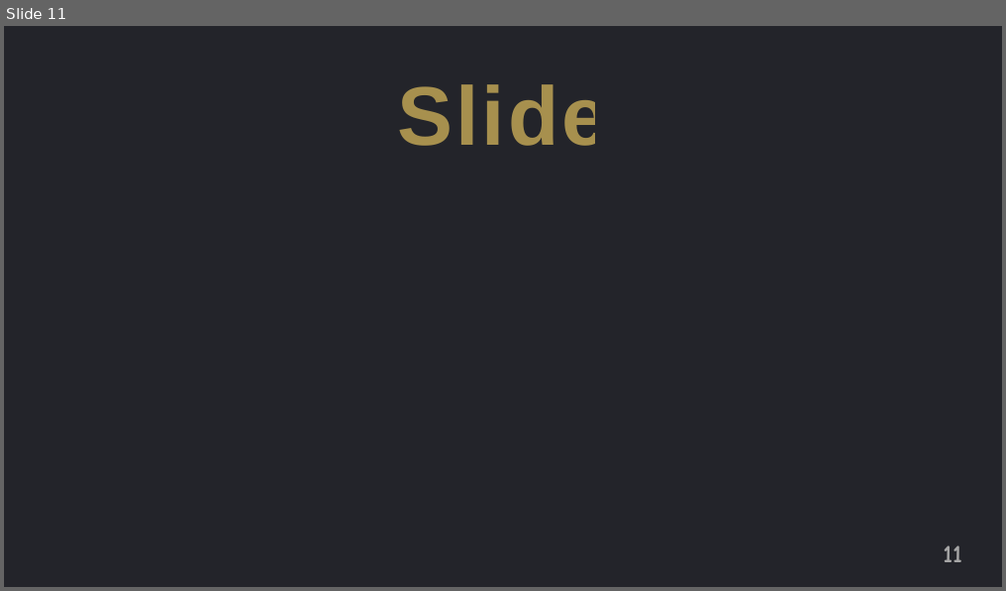
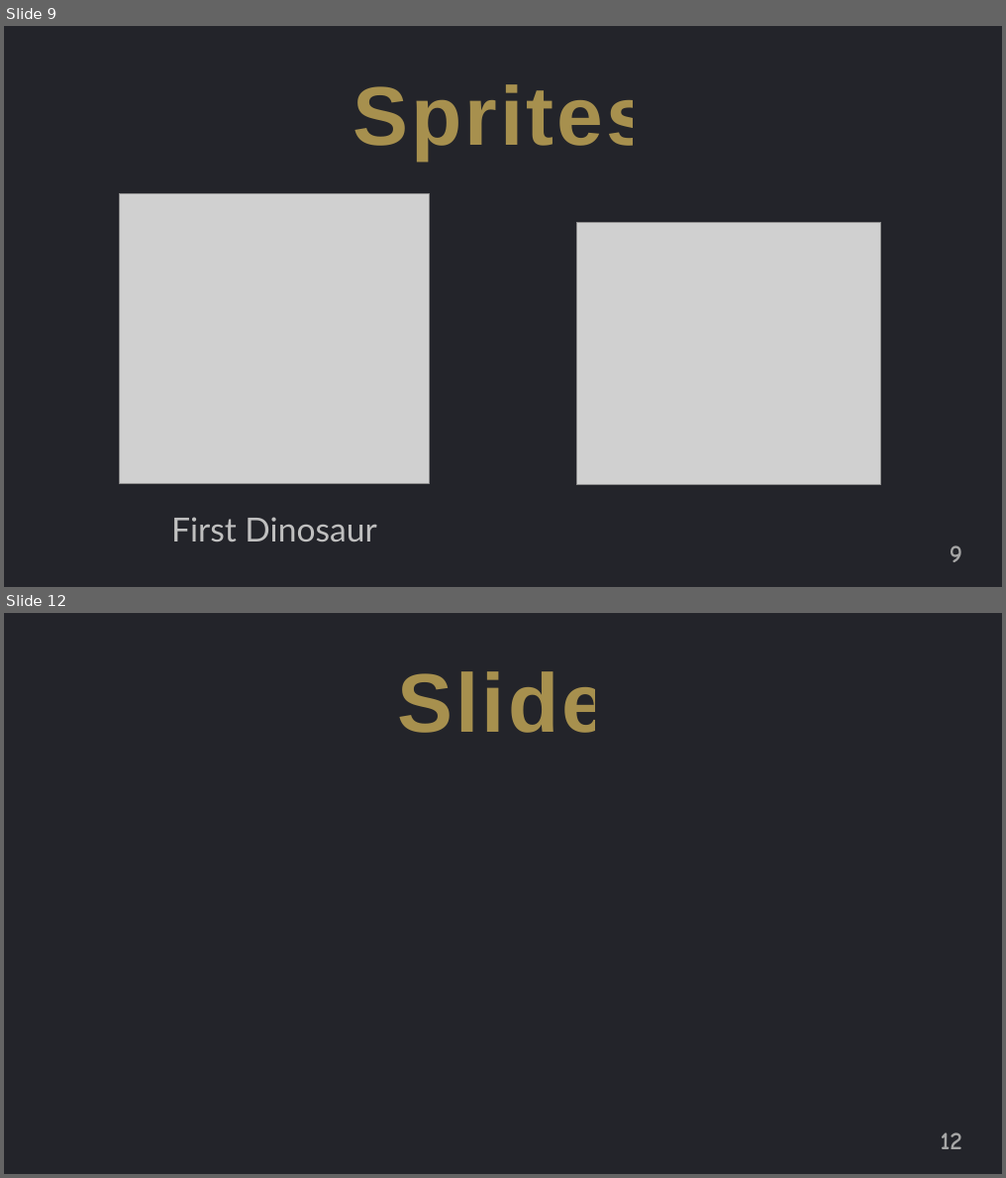
Before and after one commit to jguo108/My-Programming-Courses, a slide deck: Scratch for Newbies/Level2/1 Knock Knock/Note/Notes.pptx. Shown one above the other, each under a label of ours: slide 11 before the commit, slides 9 and 12 after it; the slides between them are not shown. The pictures are 1006x591 and 1006x1178 pixels, drawn with LibreOffice and Linux fonts; fonts in the diff are those of the drawing; grey boxes stand for pictures. Boxes give left, top, right and bottom in pixels: in the first picture for what was removed or moved away, otherwise in the second. Text is boxed around its words. In the diff, an @@ line names an element or a change of style, - is before the commit and + after.

```diff
--- a/Scratch for Newbies/Level2/1 Knock Knock/Note/Notes.pptx
+++ b/Scratch for Newbies/Level2/1 Knock Knock/Note/Notes.pptx
@@ slide 9 added at (x1=4, y1=26, x2=1002, y2=587), background #FFFFFF @@
@@ rectangle added at (x1=4, y1=26, x2=1002, y2=587), fill #23242A @@
@@ text added at (x1=352, y1=84, x2=652, y2=160), 80 pt, text #FFD966 at 60% opacity, bold @@
+Sprites
@@ picture added at (x1=119, y1=193, x2=430, y2=483) @@
@@ picture added at (x1=576, y1=222, x2=880, y2=485) @@
@@ text added at (x1=171, y1=517, x2=376, y2=542), 32 pt, text #BFBFBF @@
+First Dinosaur
@@ page number added at (x1=949, y1=546, x2=962, y2=563), 24 pt, text #A6A6A6, bold @@
+9
@@ what was slide 11 is now slide 12 @@
@@ page number at (x1=941, y1=1133, x2=962, y2=1150): text changed @@
-11
+12
```
Also in this commit, not shown: 3 other slides added, 3 slides removed, 6 other files.
